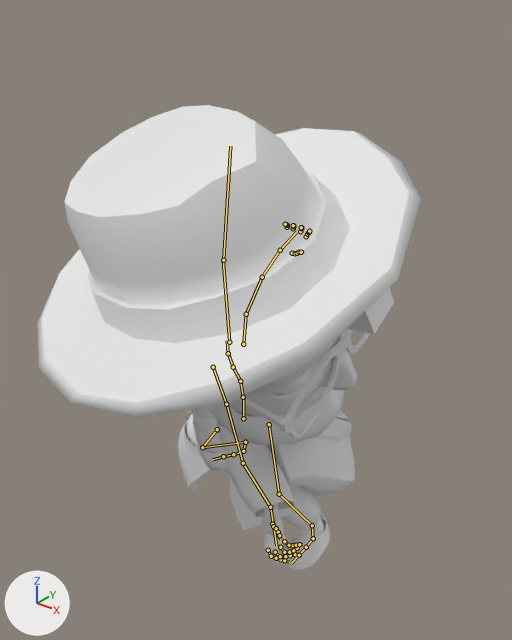
The FBX model Assets/Art/Rabbi/Animations/Rabbi_anim.fbx as it was, and as the next commit left it.
Rendered twice from a camera (50 mm lens) standing at (1.218, -1.507, 1.63) and looking at (0.152, -0.175, 0.804). The axes (+X, +Y, +Z) are drawn at lower left. The lights are the same throughout. The first picture is the older version. Both versions are drawn at frame 19 of the action 'Armature|Sword_Light_1'; the numbers are the values there. The bones that bend it are drawn over the model as lines.

In view in the first picture: 'Beard_low', 'BekisheBelt_low', 'Bekishe_low', 'Body_low', 'EyeBrows_low', 'EyeGlasses_low', 'Eyes_low', 'Hair_low', 'Hat_low', 'Pants_low', 'Payot_low', 'Shirt_low', 'Shoes_low', 'ShoulderBag_low', 'TefillinHead_low'.
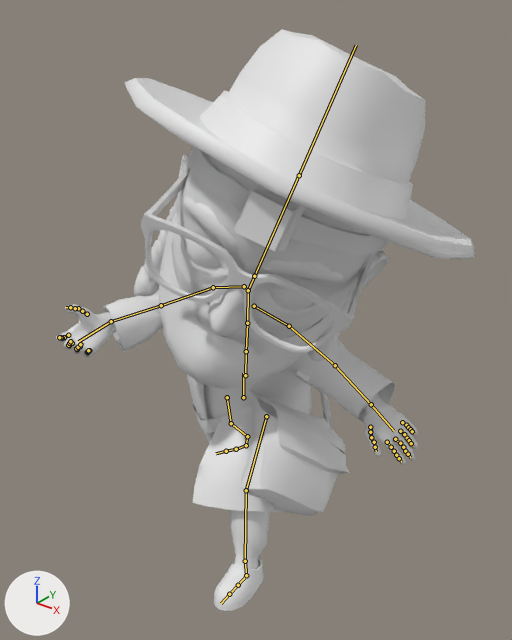
Diff of the bpy script that builds the scene:
```diff
--- a/Assets/Art/Rabbi/Animations/Rabbi_anim.fbx.py
+++ b/Assets/Art/Rabbi/Animations/Rabbi_anim.fbx.py
@@ bone_mixamorig_hips @@
 bone_mixamorig_hips = bpy.data.objects['Armature'].pose.bones['mixamorig:Hips']
-bone_mixamorig_hips.location = (0.0, -0.199, 0.08)
-bone_mixamorig_hips.rotation_quaternion = (0.911, 0.0, 0.412, 0.0)  # degrees (0, 49, 0)
+bone_mixamorig_hips.location = (0.0, -0.121, 0.08)
+bone_mixamorig_hips.rotation_quaternion = (1.0, 0.0, -0.021, 0.0)  # degrees (0, -2, 0)
@@ bone_mixamorig_spine @@
 bone_mixamorig_spine = bpy.data.objects['Armature'].pose.bones['mixamorig:Spine']  # child of 'mixamorig:Hips'
-bone_mixamorig_spine.rotation_quaternion = (0.905, 0.219, 0.327, 0.161)  # degrees (36, 31, 31)
+bone_mixamorig_spine.rotation_quaternion = (0.986, 0.072, 0.151, -0.014)  # degrees (8, 17, 0)
@@ bone_mixamorig_spine1 @@
 bone_mixamorig_spine1 = bpy.data.objects['Armature'].pose.bones['mixamorig:Spine1']  # child of 'mixamorig:Spine'
-bone_mixamorig_spine1.rotation_quaternion = (0.987, 0.002, 0.112, 0.112)  # degrees (2, 13, 13)
+bone_mixamorig_spine1.rotation_quaternion = (0.985, 0.01, -0.174, -0.013)  # degrees (1, -20, -2)
@@ bone_mixamorig_spine2 @@
 bone_mixamorig_spine2 = bpy.data.objects['Armature'].pose.bones['mixamorig:Spine2']  # child of 'mixamorig:Spine1'
-bone_mixamorig_spine2.rotation_quaternion = (0.966, 0.068, -0.248, 0.005)  # degrees (8, -29, -2)
+bone_mixamorig_spine2.rotation_quaternion = (0.965, 0.028, -0.258, -0.029)  # degrees (5, -30, -5)
@@ bone_mixamorig_neck @@
 bone_mixamorig_neck = bpy.data.objects['Armature'].pose.bones['mixamorig:Neck']  # child of 'mixamorig:Spine2'
-bone_mixamorig_neck.rotation_quaternion = (0.977, -0.089, 0.17, -0.096)  # degrees (-13, 18, -13)
+bone_mixamorig_neck.rotation_quaternion = (0.865, -0.076, 0.447, -0.214)  # degrees (-29, 48, -41)
@@ bone_mixamorig_rightshoulder @@
 bone_mixamorig_rightshoulder = bpy.data.objects['Armature'].pose.bones['mixamorig:RightShoulder']  # child of 'mixamorig:Spine2'
-bone_mixamorig_rightshoulder.rotation_quaternion = (0.811, 0.375, 0.208, -0.398)  # degrees (35, 40, -39)
+bone_mixamorig_rightshoulder.rotation_quaternion = (0.502, -0.359, -0.132, -0.776)  # degrees (-12, -44, -109)
@@ bone_mixamorig_rightarm @@
 bone_mixamorig_rightarm = bpy.data.objects['Armature'].pose.bones['mixamorig:RightArm']  # child of 'mixamorig:RightShoulder'
-bone_mixamorig_rightarm.rotation_quaternion = (0.747, -0.301, -0.58, 0.125)  # degrees (-76, -52, 61)
+bone_mixamorig_rightarm.rotation_quaternion = (0.99, -0.111, -0.056, -0.07)  # degrees (-12, -7, -7)
@@ bone_mixamorig_rightforearm @@
 bone_mixamorig_rightforearm = bpy.data.objects['Armature'].pose.bones['mixamorig:RightForeArm']  # child of 'mixamorig:RightArm'
-bone_mixamorig_rightforearm.rotation_quaternion = (0.877, -0.168, 0.447, -0.062)  # degrees (-33, 50, -24)
+bone_mixamorig_rightforearm.rotation_quaternion = (0.56, -0.087, 0.812, 0.141)  # degrees (-22, 111, -3)
@@ bone_mixamorig_righthand @@
 bone_mixamorig_righthand = bpy.data.objects['Armature'].pose.bones['mixamorig:RightHand']  # child of 'mixamorig:RightForeArm'
-bone_mixamorig_righthand.rotation_quaternion = (0.903, -0.296, 0.254, -0.18)  # degrees (-42, 21, -30)
+bone_mixamorig_righthand.rotation_quaternion = (0.968, -0.105, 0.229, -0.017)  # degrees (-14, 26, -5)
@@ bone_mixamorig_leftupleg @@
 bone_mixamorig_leftupleg = bpy.data.objects['Armature'].pose.bones['mixamorig:LeftUpLeg']  # child of 'mixamorig:Hips'
-bone_mixamorig_leftupleg.rotation_quaternion = (0.761, 0.477, 0.396, 0.191)  # degrees (75, 25, 47)
+bone_mixamorig_leftupleg.rotation_quaternion = (0.893, 0.411, 0.055, 0.173)  # degrees (49, -2, 21)
@@ bone_mixamorig_leftleg @@
 bone_mixamorig_leftleg = bpy.data.objects['Armature'].pose.bones['mixamorig:LeftLeg']  # child of 'mixamorig:LeftUpLeg'
-bone_mixamorig_leftleg.rotation_quaternion = (0.82, -0.529, 0.0, -0.22)  # degrees (-63, -13, -22)
+bone_mixamorig_leftleg.rotation_quaternion = (0.972, -0.216, 0.0, -0.09)  # degrees (-25, -2, -10)
@@ bone_mixamorig_leftfoot @@
 bone_mixamorig_leftfoot = bpy.data.objects['Armature'].pose.bones['mixamorig:LeftFoot']  # child of 'mixamorig:LeftLeg'
-bone_mixamorig_leftfoot.rotation_quaternion = (0.974, 0.208, 0.065, -0.07)  # degrees (24, 9, -6)
+bone_mixamorig_leftfoot.rotation_quaternion = (0.972, -0.212, -0.09, -0.038)  # degrees (-24, -11, -2)
@@ bone_mixamorig_rightupleg @@
 bone_mixamorig_rightupleg = bpy.data.objects['Armature'].pose.bones['mixamorig:RightUpLeg']  # child of 'mixamorig:Hips'
-bone_mixamorig_rightupleg.rotation_quaternion = (0.847, -0.319, 0.382, -0.185)  # degrees (-54, 32, -41)
+bone_mixamorig_rightupleg.rotation_quaternion = (0.957, -0.255, -0.027, -0.135)  # degrees (-29, -7, -14)
@@ bone_mixamorig_rightleg @@
 bone_mixamorig_rightleg = bpy.data.objects['Armature'].pose.bones['mixamorig:RightLeg']  # child of 'mixamorig:RightUpLeg'
-bone_mixamorig_rightleg.rotation_quaternion = (0.894, -0.403, 0.0, 0.198)  # degrees (-47, 9, 21)
+bone_mixamorig_rightleg.rotation_quaternion = (0.998, -0.05, 0.0, 0.024)  # degrees (-6, 0, 3)
@@ bone_mixamorig_rightfoot @@
 bone_mixamorig_rightfoot = bpy.data.objects['Armature'].pose.bones['mixamorig:RightFoot']  # child of 'mixamorig:RightLeg'
-bone_mixamorig_rightfoot.rotation_quaternion = (0.849, 0.453, 0.197, 0.187)  # degrees (59, 10, 30)
+bone_mixamorig_rightfoot.rotation_quaternion = (0.912, 0.183, 0.327, 0.169)  # degrees (32, 32, 30)
```

What differs and where, as boxes [x1, y1, x2, y2] in the pictures (512 x 640 px):
'Hat_low', posed (9% narrower, 26% shorter): before [37, 105, 421, 418]; after [124, 29, 475, 259]
'Body_low', posed: before [227, 332, 357, 565]; after [56, 153, 418, 570]
'Bekishe_low', posed: before [178, 414, 313, 530]; after [103, 290, 395, 512]
'Beard_low', posed: before [209, 386, 344, 445]; after [158, 208, 347, 389]
'ShoulderBag_low', posed: before [267, 411, 355, 496]; after [241, 389, 349, 516]
'EyeGlasses_low', posed: before [231, 329, 370, 438]; after [141, 168, 374, 353]
'TefillinHead_low', posed: before [340, 288, 394, 335]; after [188, 146, 388, 255]
'Payot_low', posed: before [192, 406, 227, 471]; after [134, 178, 364, 362]
'Shoes_low', posed: before [286, 513, 330, 570]; after [214, 555, 264, 611]
'Pants_low', posed: before [193, 426, 321, 531]; after [213, 432, 270, 557]
'Tefillin_low', posed (not visible before): after [296, 370, 413, 453]
'BekisheBelt_low', posed: before [184, 409, 201, 457]; after [192, 402, 293, 434]
'Hair_low', posed (mostly hidden): before [104, 288, 126, 302]; after [184, 165, 376, 272]
bone 'mixamorig:Hips', root to tip: before (243, 418) to (243, 395); after (243, 397) to (243, 373)
bone 'mixamorig:Spine', root to tip: before (243, 397) to (240, 381); after (245, 375) to (246, 351)
bone 'mixamorig:Spine1', root to tip: before (240, 381) to (233, 367); after (246, 351) to (247, 323)
bone 'mixamorig:Spine2', root to tip: before (233, 367) to (228, 354); after (247, 323) to (248, 291)
bone 'mixamorig:Neck', root to tip: before (228, 353) to (227, 340); after (248, 290) to (255, 274)
bone 'mixamorig:RightShoulder', root to tip: before (213, 367) to (226, 404); after (244, 286) to (213, 287)
bone 'mixamorig:RightArm', root to tip: before (226, 404) to (243, 463); after (213, 287) to (161, 305)
bone 'mixamorig:RightForeArm', root to tip: before (243, 463) to (270, 507); after (161, 305) to (111, 321)
bone 'mixamorig:RightHand', root to tip: before (270, 507) to (276, 545); after (111, 321) to (78, 341)
bone 'mixamorig:LeftUpLeg', root to tip: before (269, 424) to (279, 494); after (266, 416) to (246, 490)
bone 'mixamorig:LeftLeg', root to tip: before (279, 494) to (312, 525); after (246, 490) to (245, 561)
bone 'mixamorig:LeftFoot', root to tip: before (312, 525) to (313, 538); after (245, 561) to (246, 575)
bone 'mixamorig:RightUpLeg', root to tip: before (217, 429) to (202, 447); after (227, 397) to (231, 423)
bone 'mixamorig:RightLeg', root to tip: before (202, 447) to (245, 442); after (231, 423) to (247, 436)
bone 'mixamorig:RightFoot', root to tip: before (245, 442) to (243, 451); after (247, 436) to (246, 445)
